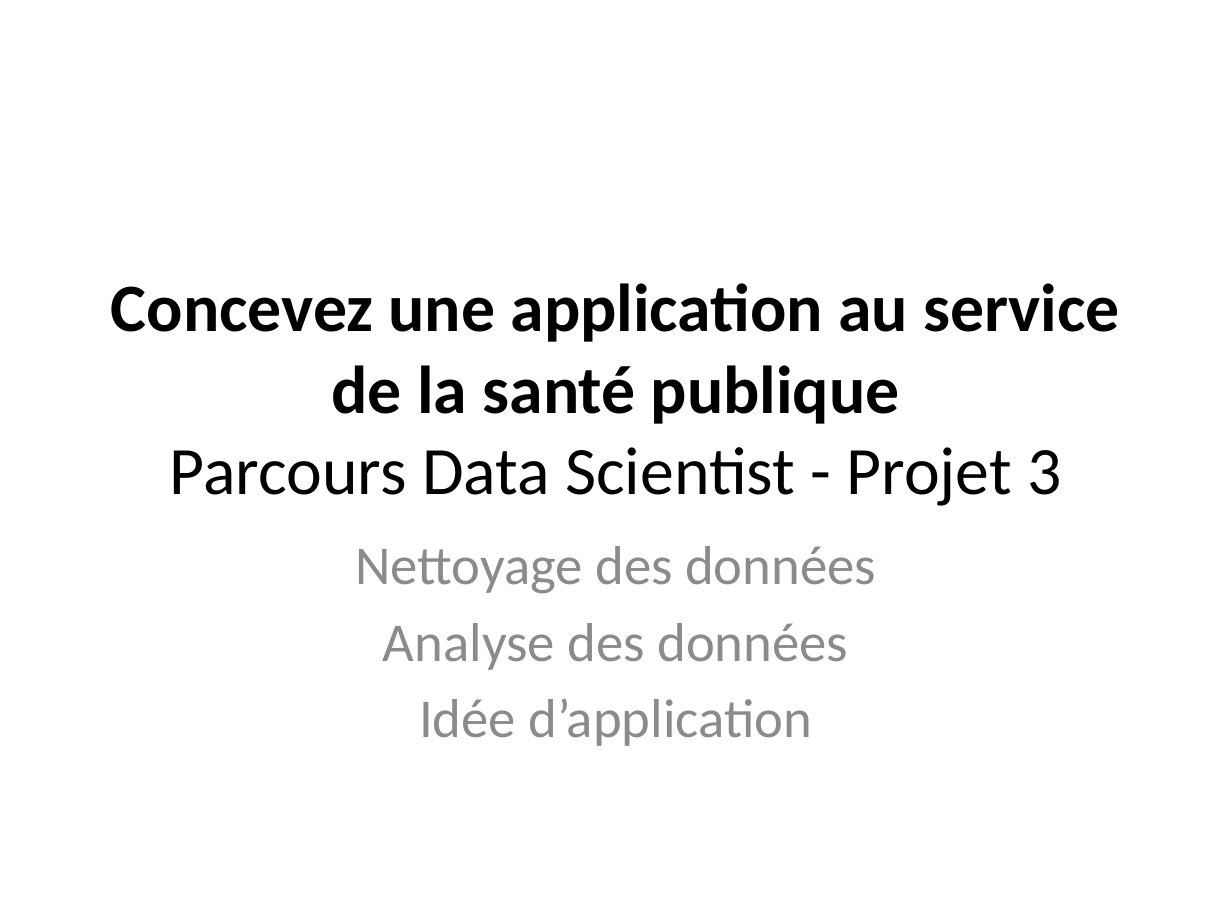
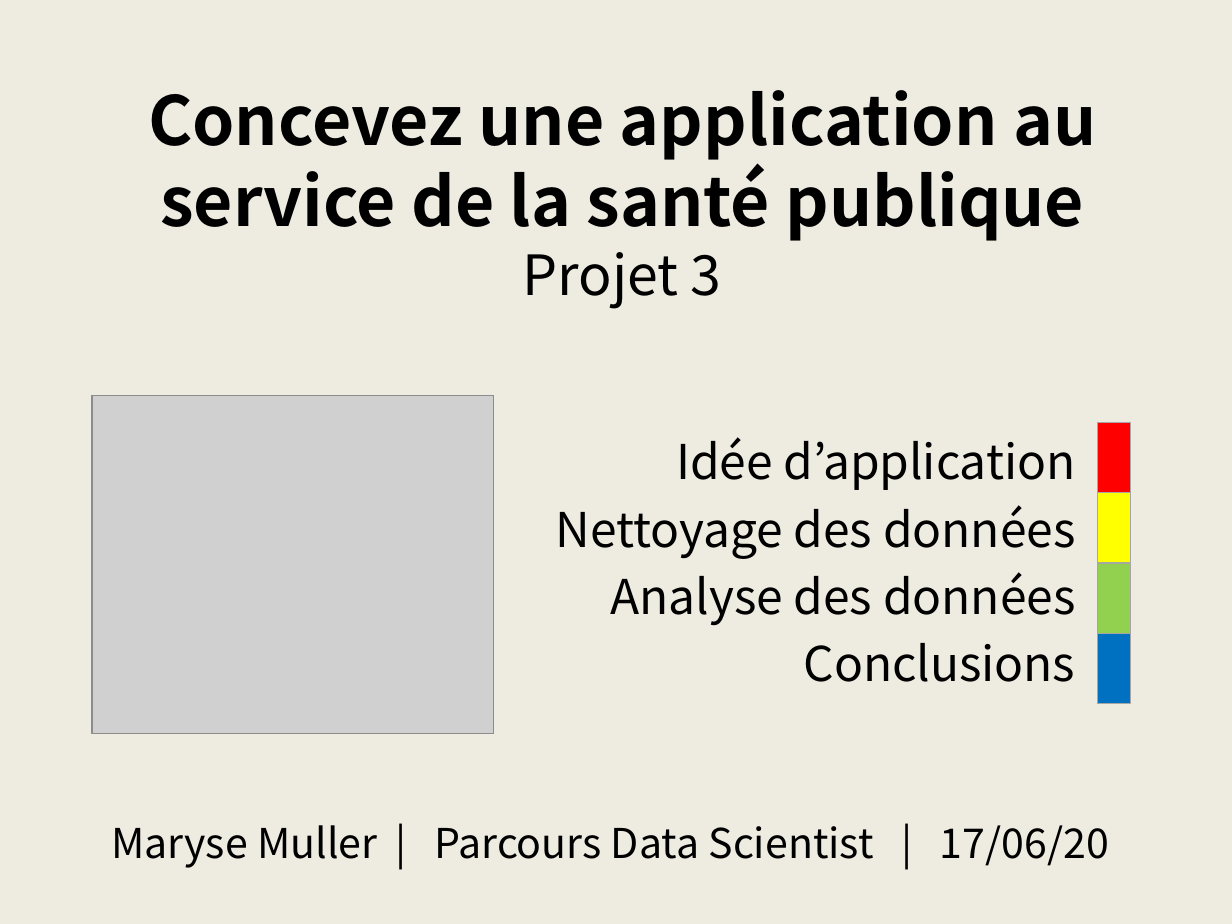
Before and after one commit to SmellyArmure/OC_DS_Project3, a slide deck: slide 1 of SOUTENANCE/Projet3.pptx. Drawn at 1232x924 pixels with LibreOffice and Linux fonts; fonts in the diff are those of the drawing; grey boxes stand for pictures. Boxes give left, top, right and bottom in pixels: in the first picture for what was removed or moved away, otherwise in the second. Text is boxed around its words. In the diff, an @@ line names an element or a change of style, - is before the commit and + after.

Commit message:
Présentation : application + plan | P3_Cleaning : qq modifs mise en page | P3_Analysis : Imputation par knnImputer avec fonctions (exporté dans un fichier .py mais pas encore effacé du notebook)

```diff
--- a/SOUTENANCE/Projet3.pptx
+++ b/SOUTENANCE/Projet3.pptx
@@ background #FFFFFF to #EEECE1 @@
@@ title at (x1=148, y1=90, x2=1096, y2=309): text changed; font Calibri to Noto Sans CJK JP @@
-Concevez une application au service de la santé publique
-Parcours Data Scientist - Projet 3
+Concevez une application au service de la santé publique
+Projet 3
@@ picture added at (x1=92, y1=395, x2=494, y2=734) @@
@@ subtitle "Idée d’application" moved from (x1=355, y1=546, x2=876, y2=746) to (x1=556, y1=437, x2=1076, y2=682) @@
@@ subtitle at (x1=676, y1=437, x2=1076, y2=490): paragraph added @@
+Idée d’application
@@ subtitle at (x1=556, y1=505, x2=1076, y2=626): size 32 to 28 pt, font Calibri to Noto Sans CJK JP, text colour #8C8C8C to #000000 in "Nettoyage des données", "Analyse des données"; alignment centre to right @@
@@ subtitle at (x1=804, y1=643, x2=1076, y2=682): text changed; size 32 to 28 pt; font Calibri to Noto Sans CJK JP; text colour #8C8C8C to #000000 @@
-Idée d’application
+Conclusions
@@ group added at (x1=1098, y1=423, x2=1131, y2=703): 4 rectangles @@
@@ text added at (x1=111, y1=825, x2=1109, y2=868), 24 pt, text #000000 @@
+Maryse Muller | Parcours Data Scientist | 17/06/20
```
Also in this commit, not shown: 6 slides added, 21 slides removed, 11 other files.
